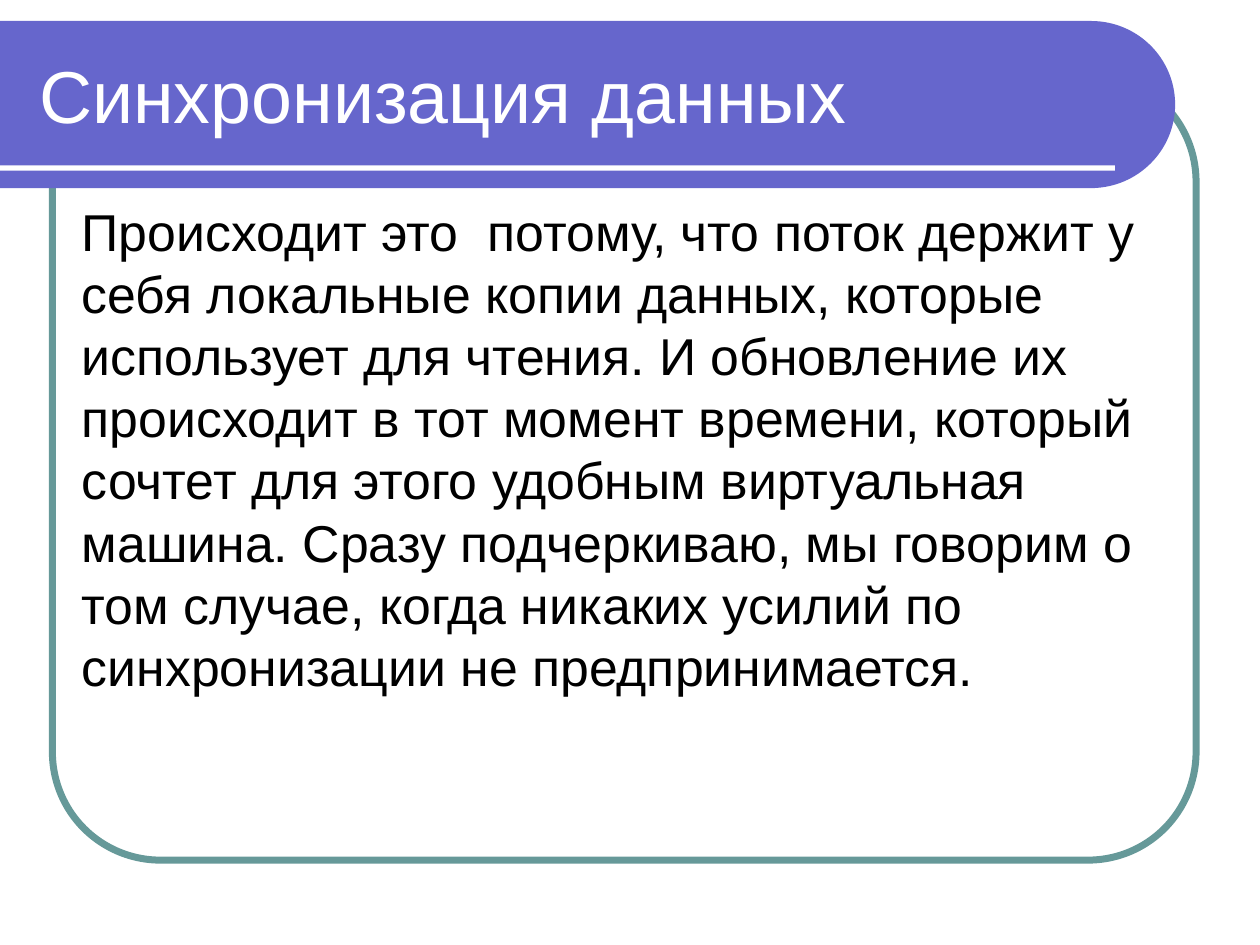
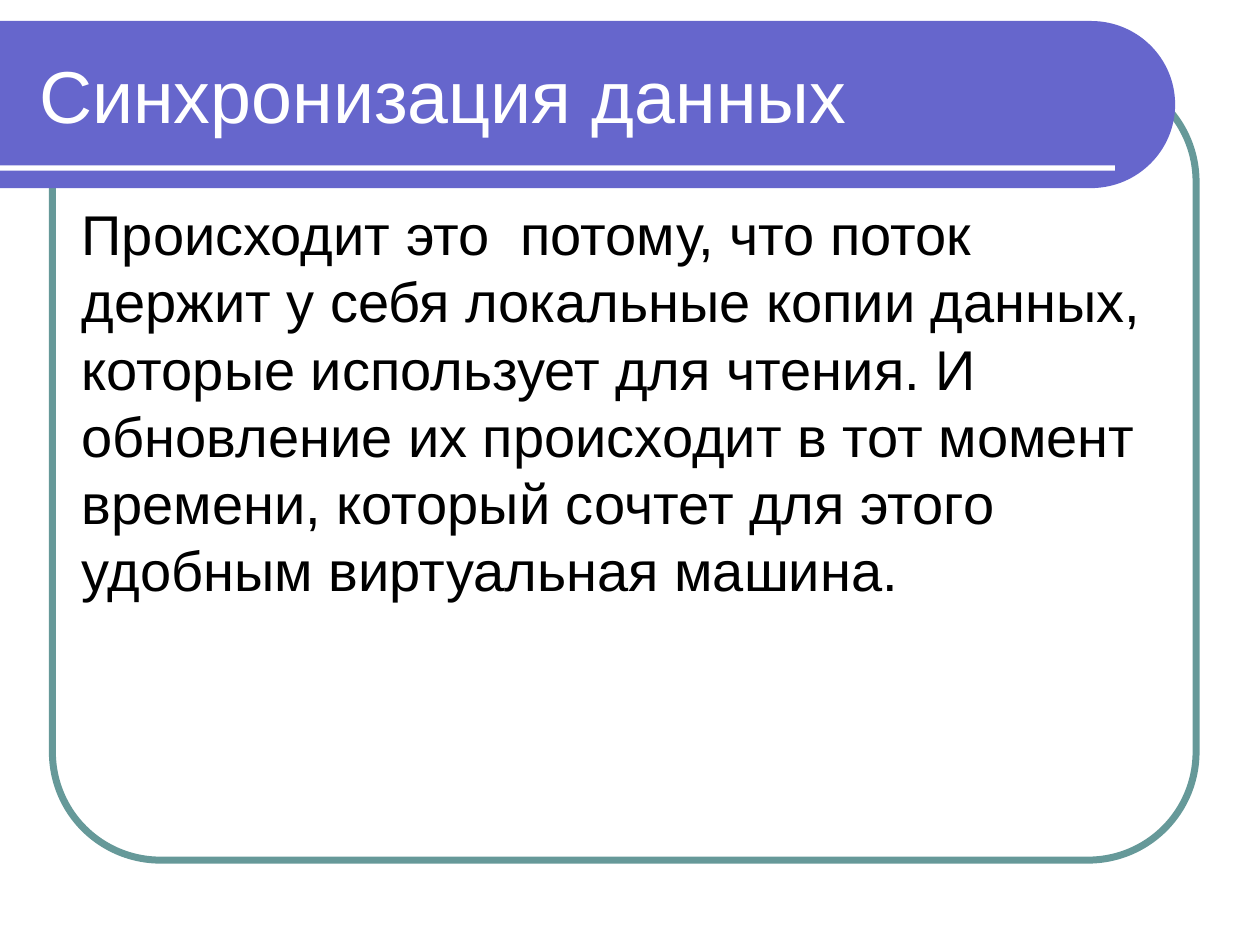
Before and after one commit to maxchv/JavaLessons, a slide deck: slide 40 of Lesson14/Modul 11 Vychislitelnye potoki.ppt (slide 53 before the commit). Drawn at 1260x945 pixels with LibreOffice and Linux fonts; fonts in the diff are those of the drawing. Boxes give left, top, right and bottom in pixels: in the first picture for what was removed or moved away, otherwise in the second. Text is boxed around its words. In the diff, an @@ line names an element or a change of style, - is before the commit and + after.

```diff
--- a/Lesson14/Modul 11 Vychislitelnye potoki.ppt
+++ b/Lesson14/Modul 11 Vychislitelnye potoki.ppt
@@ text at (x1=82, y1=216, x2=1140, y2=602): text changed; size 29.6 to 32 pt @@
-Происходит это потому, что поток держит у себя локальные копии данных, которые использует для чтения. И обновление их происходит в тот момент времени, который сочтет для этого удобным виртуальная машина. Сразу подчеркиваю, мы говорим о том случае, когда никаких усилий по синхронизации не предпринимается.
+Происходит это потому, что поток держит у себя локальные копии данных, которые использует для чтения. И обновление их происходит в тот момент времени, который сочтет для этого удобным виртуальная машина.
```
Also in this commit, not shown: 19 other slides changed, 8 slides added, 14 other files.
